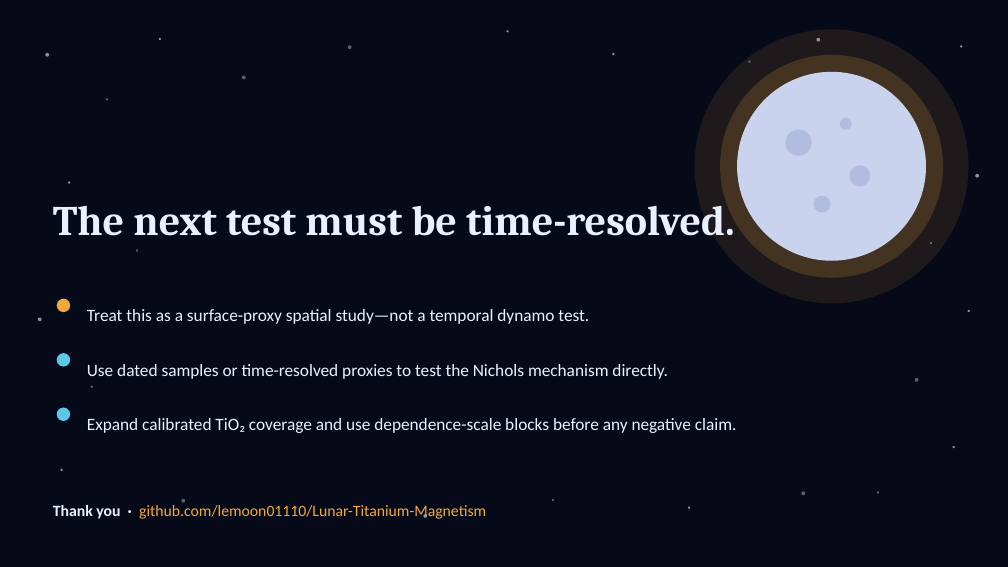
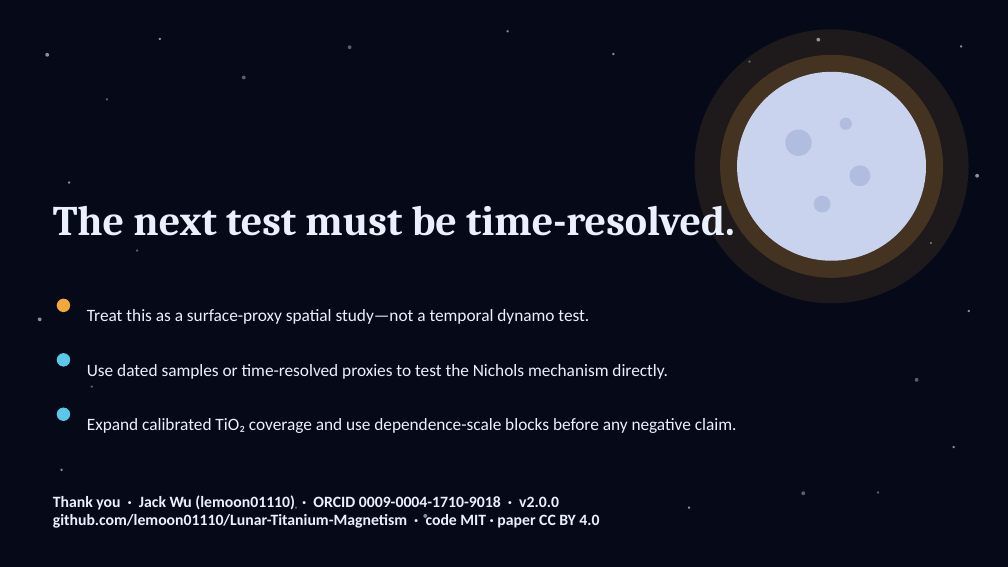
Before and after one commit to lemoon01110/Lunar-Titanium-Magnetism, a slide deck: slide 12 of Paper-and-Pitch/Pitch.pptx. Drawn at 1008x567 pixels with LibreOffice and Linux fonts; fonts in the diff are those of the drawing. Boxes give left, top, right and bottom in pixels: in the first picture for what was removed or moved away, otherwise in the second. Text is boxed around its words. In the diff, an @@ line names an element or a change of style, - is before the commit and + after.

```diff
--- a/Paper-and-Pitch/Pitch.pptx
+++ b/Paper-and-Pitch/Pitch.pptx
@@ text at box(53, 495, 599, 528): text changed; text colour #F2A93B to #EAF0FF; bold on @@
-Thank you · github.com/lemoon01110/Lunar-Titanium-Magnetism
+Thank you · Jack Wu (lemoon01110) · ORCID 0009-0004-1710-9018 · v2.0.0
+github.com/lemoon01110/Lunar-Titanium-Magnetism · code MIT · paper CC BY 4.0
```
Also in this commit, not shown: 10 other slides changed, 34 other files.
